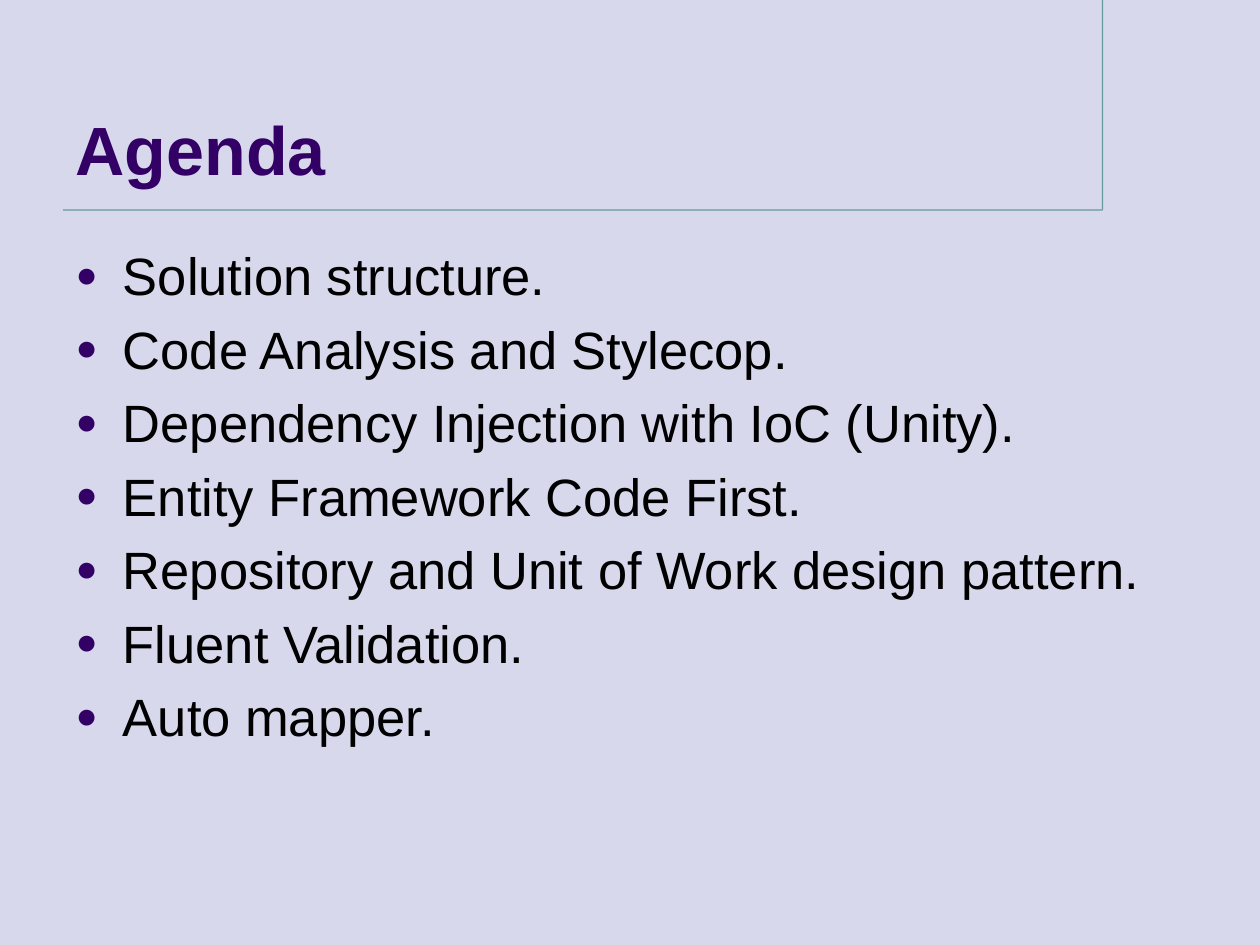
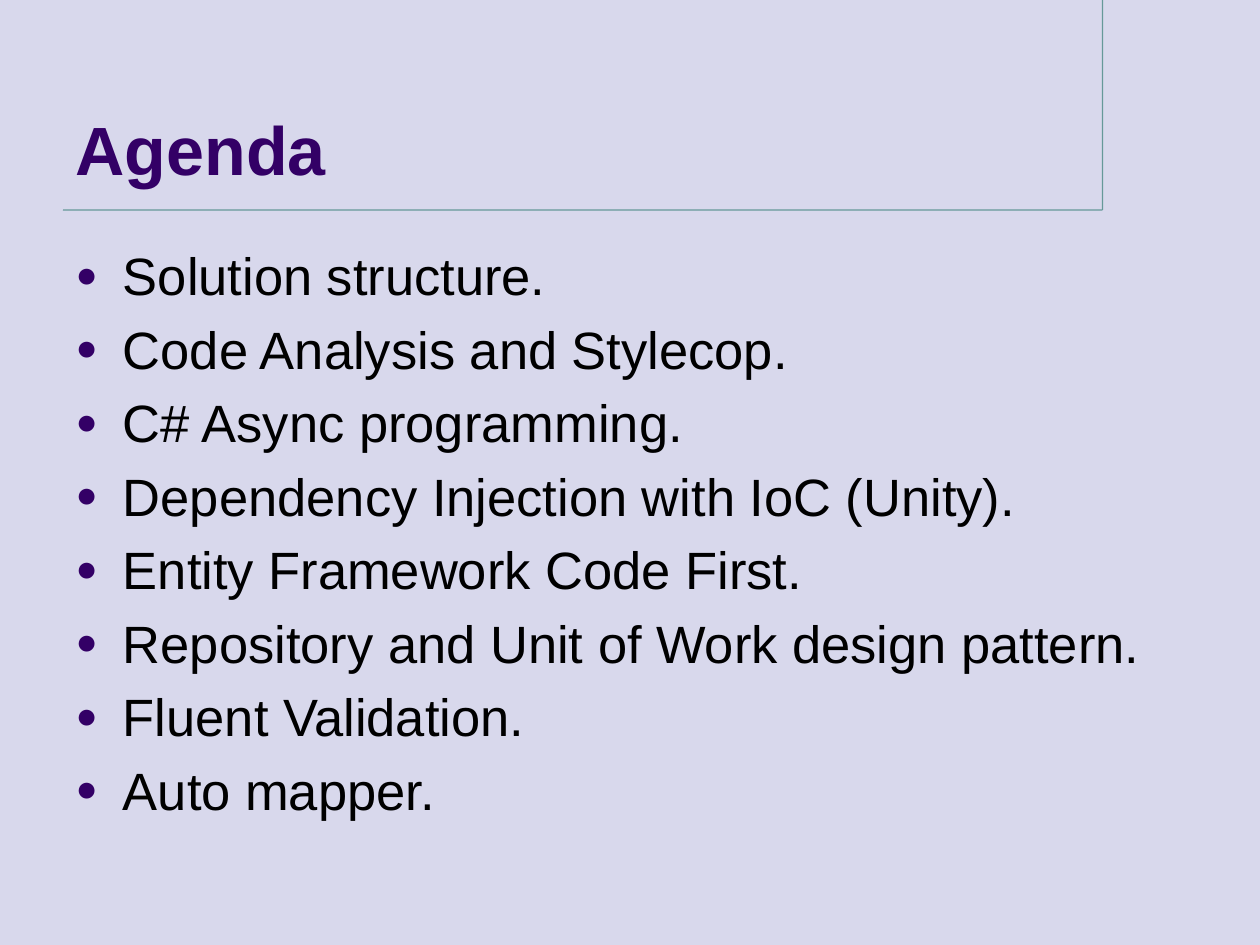
Before and after one commit to goldytech/QTec-II, a slide deck: slide 2 of QTec/Presentation.pptx. Drawn at 1260x945 pixels with LibreOffice and Linux fonts; fonts in the diff are those of the drawing; background and template pictures are left out. Boxes give left, top, right and bottom in pixels: in the first picture for what was removed or moved away, otherwise in the second. Text is boxed around its words. In the diff, an @@ line names an element or a change of style, - is before the commit and + after.

```diff
--- a/QTec/Presentation.pptx
+++ b/QTec/Presentation.pptx
@@ text at [123, 404, 683, 453]: paragraph added @@
+● C# Async programming.
```
Also in this commit, not shown: 2 slides added, 2 slides removed, 7 other files.
